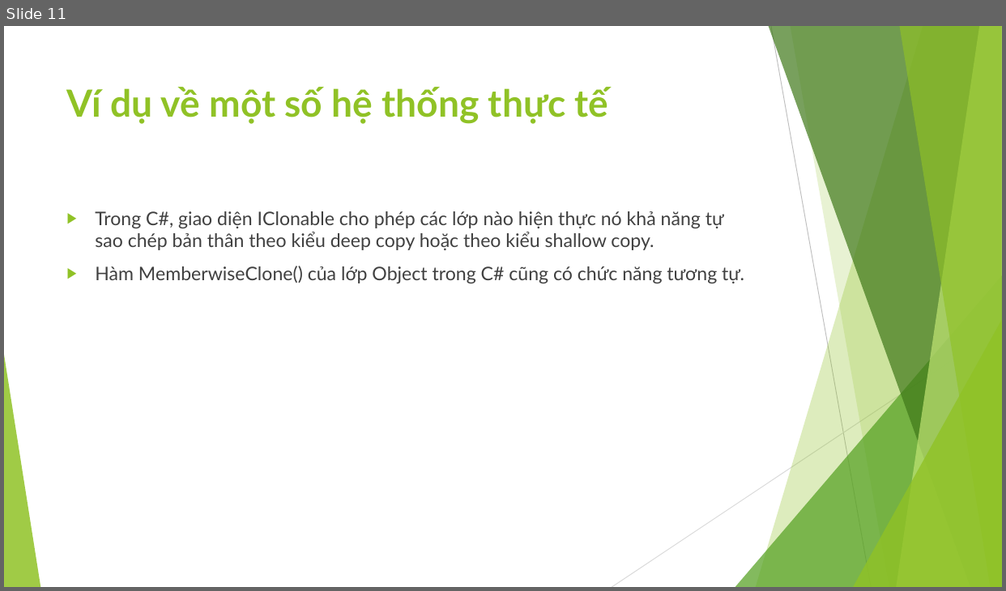
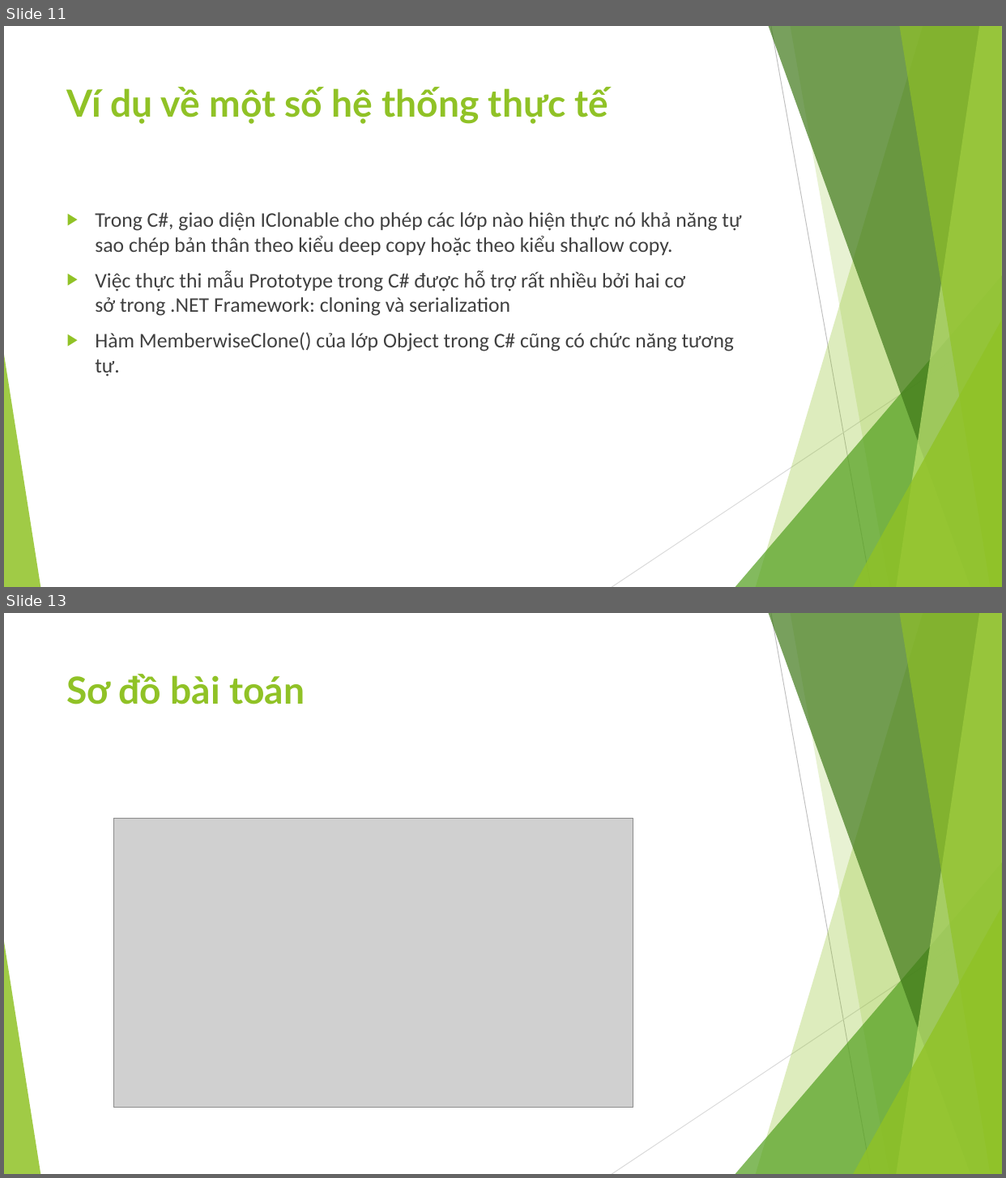
Before and after one commit to ChrisJamison/design_pattern, a slide deck: Báo cáo cuối kỳ/4. Prototype/Slide.pptx. Shown one above the other, each under a label of ours: slide 11 before the commit, slides 11 and 13 after it; the slides between them are not shown. The pictures are 1006x591 and 1006x1178 pixels, drawn with LibreOffice and Linux fonts; fonts in the diff are those of the drawing; grey boxes stand for pictures. Boxes give left, top, right and bottom in pixels: in the first picture for what was removed or moved away, otherwise in the second. Text is boxed around its words. In the diff, an @@ line names an element or a change of style, - is before the commit and + after.

Commit message:
Complete Prototype - Demo updating...

```diff
--- a/Báo cáo cuối kỳ/4. Prototype/Slide.pptx
+++ b/Báo cáo cuối kỳ/4. Prototype/Slide.pptx
@@ slide 13 added at <box>4,613,1002,1174</box>, background #FFFFFF; not listed: 10 template elements that a slide beside it also shows @@
@@ title added at <box>67,674,305,705</box>, 36 pt, text #90C226, bold @@
+Sơ đồ bài toán
@@ picture added at <box>114,819,633,1108</box> @@
@@ slide 11 changed as well @@
@@ text at <box>95,212,741,377</box>: size 18 to 20 pt, font Lato to Calibri in "Trong C#, giao diện IClonable cho phép ...", "Hàm MemberwiseClone() của lớp Object trong C# ..." @@
@@ text at <box>95,271,686,316</box>: paragraph added @@
+▶ Việc thực thi mẫu Prototype trong C# được hỗ trợ rất nhiều bởi hai cơ sở trong .NET Framework: cloning và serialization
```
Also in this commit, not shown: 10 other slides changed, 1 other slide added, 1 slide removed, 15 other files.
